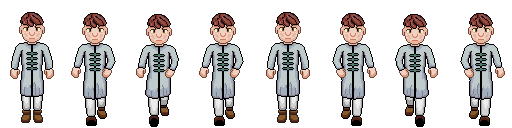
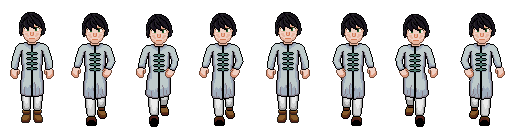
Before/after of a (512, 128) layered artwork. What changed in the layer stack:
added layer "head man_1" above "head man_0" over [19,12,496,46]
painted on "standing" over [19,12,45,42]
painted on "1" over [82,13,108,44]
painted on "2" over [146,14,172,45]
painted on "3" over [210,13,236,44]
painted on "standing 1" over [275,12,301,42]
painted on "5" over [340,13,366,44]
painted on "6" over [402,14,428,45]
painted on "7" over [468,13,494,44]
